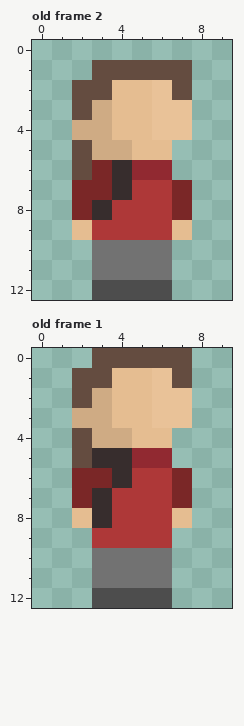
Two versions of one pixel-art file, ressources/player/idle/girl-red-idle.aseprite. The picture above is the old version.
10x13 pixels, 4 frames. Colours within 5 levels of each other are drawn and written as one. Shown: old frame 2, old frame 1. The commit also changed other frames, which this record leaves out.
After the commit:
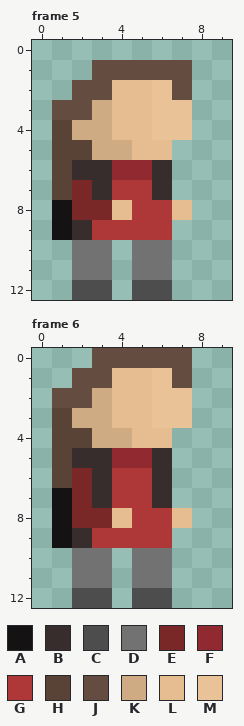
Palette (. is transparent): A #141212  B #372d2d  C #4d4d4d  D #727272  E #7a2727  F #912931  G #ae3838  H #594337  J #644c40  K #cfab84  L #e5bd91  M #e9c298
A new or re-ordered frame is compared with the old frame closest to it.
Log entry: refait les animations de idle
Difference:
{"change": "frames 4 -> 6"}
{"where": "frame 5 is new; against old frame 2, layers \"red/idle/backpack-girl\", \"red/idle/girl\""}
{"frame":5,"y":3,"x":1,"old":".","new":"J"}
{"frame":5,"y":4,"x":1,"old":".","new":"H"}
{"frame":5,"y":5,"x":1,"old":".J","new":"HH"}
{"frame":5,"y":6,"x":1,"old":".JEB","new":"HBBF"}
{"frame":5,"y":6,"x":6,"old":"F","new":"B"}
{"frame":5,"y":7,"x":1,"old":".","new":"H"}
{"frame":5,"y":7,"x":3,"old":"EB","new":"BG"}
{"frame":5,"y":7,"x":6,"old":"GE","new":"B."}
{"frame":5,"y":8,"x":1,"old":".","new":"A"}
{"frame":5,"y":8,"x":3,"old":"BG","new":"EL"}
{"frame":5,"y":8,"x":7,"old":"E","new":"L"}
{"frame":5,"y":9,"x":1,"old":".L","new":"AB"}
{"frame":5,"y":9,"x":7,"old":"L","new":"."}
{"frame":5,"y":10,"x":2,"old":".","new":"D"}
{"frame":5,"y":10,"x":4,"old":"D","new":"."}
{"frame":5,"y":11,"x":2,"old":".","new":"D"}
{"frame":5,"y":11,"x":4,"old":"D","new":"."}
{"frame":5,"y":12,"x":2,"old":".","new":"C"}
{"frame":5,"y":12,"x":4,"old":"C","new":"."}
{"where": "frame 6 is new; against old frame 1, layers \"red/idle/backpack-girl\", \"red/idle/girl\""}
{"frame":6,"y":2,"x":1,"old":".","new":"J"}
{"frame":6,"y":3,"x":1,"old":".","new":"H"}
{"frame":6,"y":4,"x":1,"old":".J","new":"HH"}
{"frame":6,"y":5,"x":1,"old":".J","new":"HB"}
{"frame":6,"y":5,"x":4,"old":"B","new":"F"}
{"frame":6,"y":5,"x":6,"old":"F","new":"B"}
{"frame":6,"y":6,"x":1,"old":".","new":"H"}
{"frame":6,"y":6,"x":3,"old":"EB","new":"BG"}
{"frame":6,"y":6,"x":6,"old":"GE","new":"B."}
{"frame":6,"y":7,"x":1,"old":".","new":"A"}
{"frame":6,"y":7,"x":6,"old":"GE","new":"B."}
{"frame":6,"y":8,"x":1,"old":".LBG","new":"AEEL"}
{"frame":6,"y":9,"x":1,"old":"..","new":"AB"}
{"frame":6,"y":10,"x":2,"old":".","new":"D"}
{"frame":6,"y":10,"x":4,"old":"D","new":"."}
{"frame":6,"y":11,"x":2,"old":".","new":"D"}
{"frame":6,"y":11,"x":4,"old":"D","new":"."}
{"frame":6,"y":12,"x":2,"old":".","new":"C"}
{"frame":6,"y":12,"x":4,"old":"C","new":"."}
